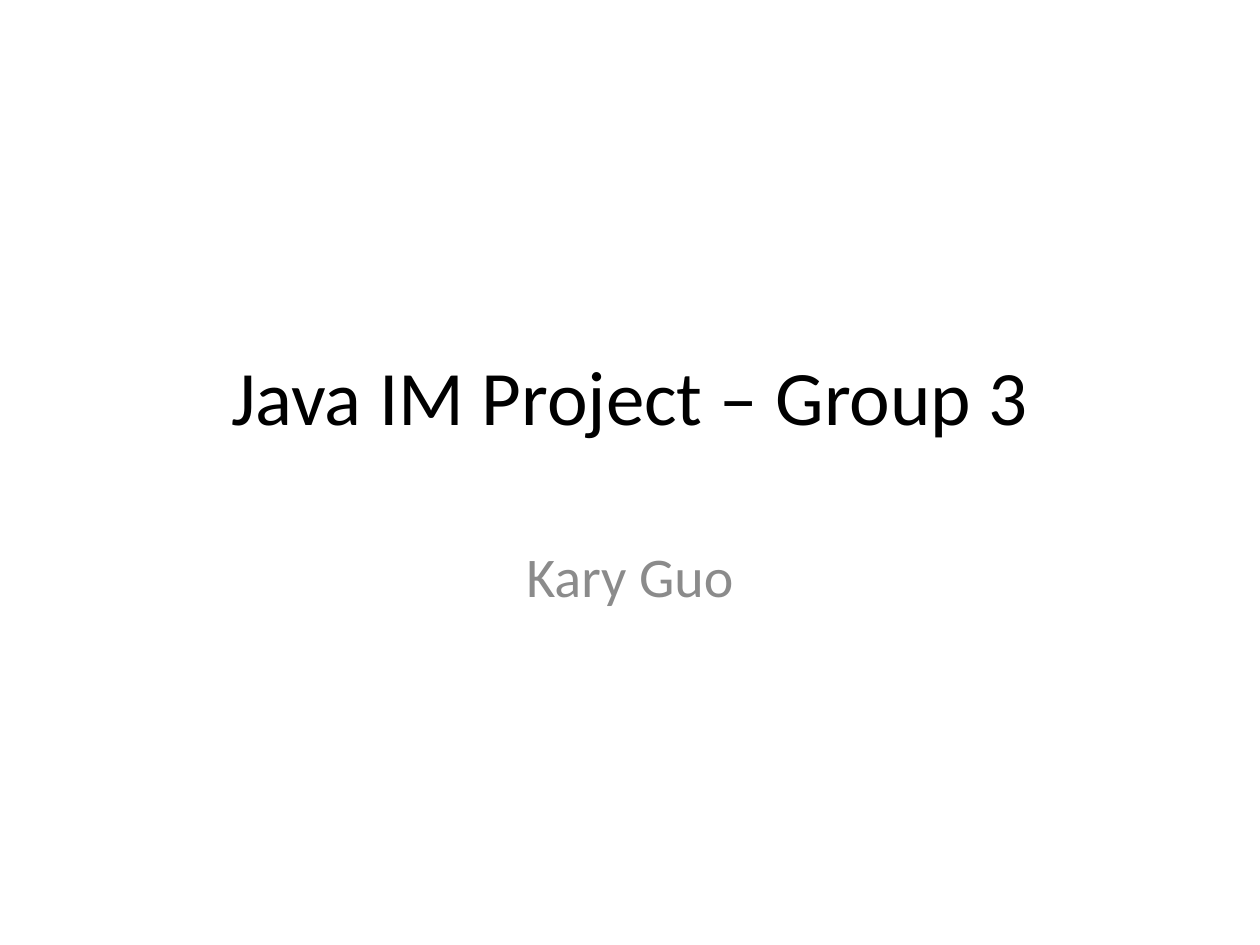
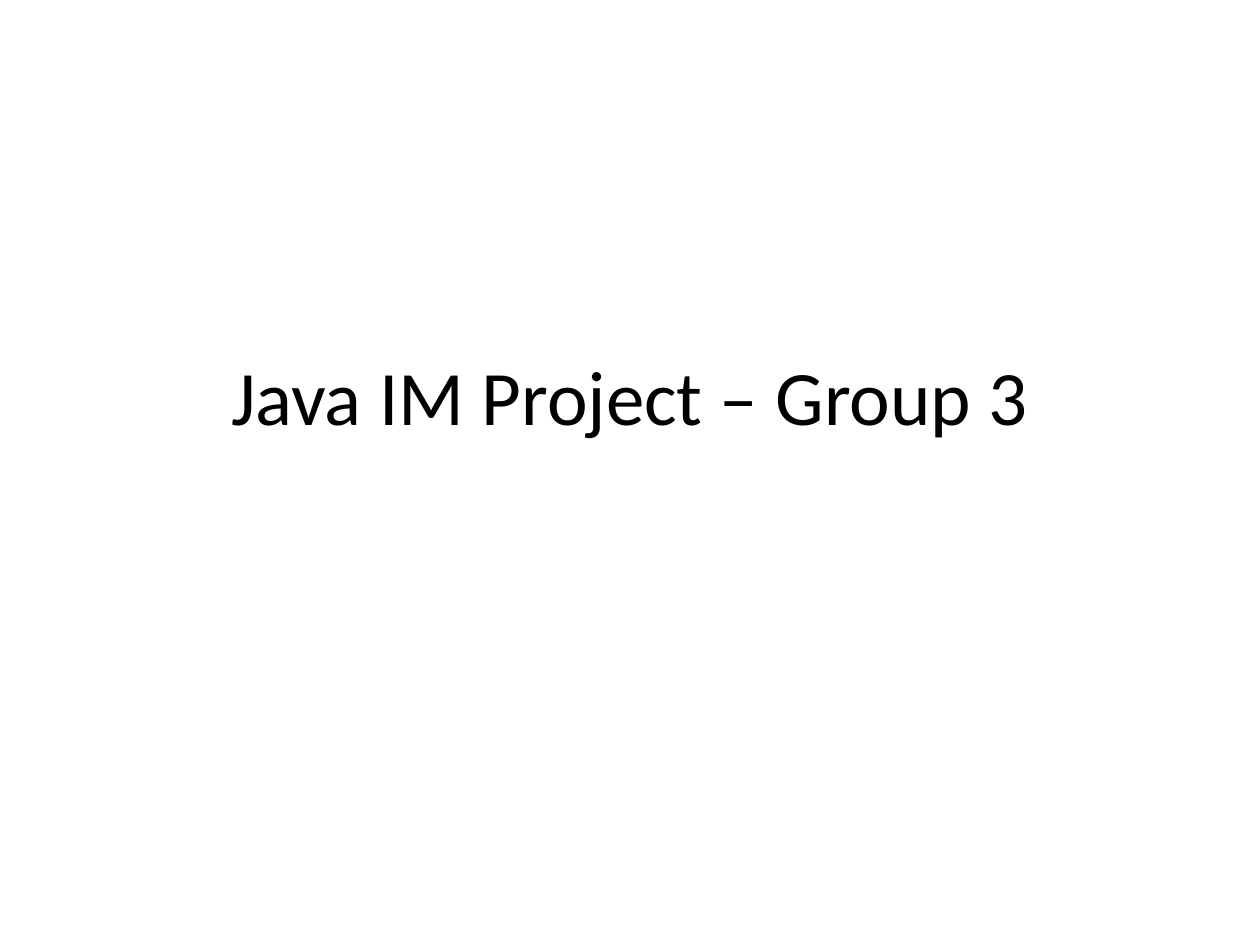
Before and after one commit to edisond/ITA-homework, a slide deck: slide 1 of IM/IMPPT.pptx. Drawn at 1260x945 pixels with LibreOffice and Linux fonts; fonts in the diff are those of the drawing. Boxes give left, top, right and bottom in pixels: in the first picture for what was removed or moved away, otherwise in the second. Text is boxed around its words. In the diff, an @@ line names an element or a change of style, - is before the commit and + after.

```diff
--- a/IM/IMPPT.pptx
+++ b/IM/IMPPT.pptx
@@ subtitle removed at (526,561,733,606) @@
-Kary Guo
```
Also in this commit, not shown: 27 other files.
